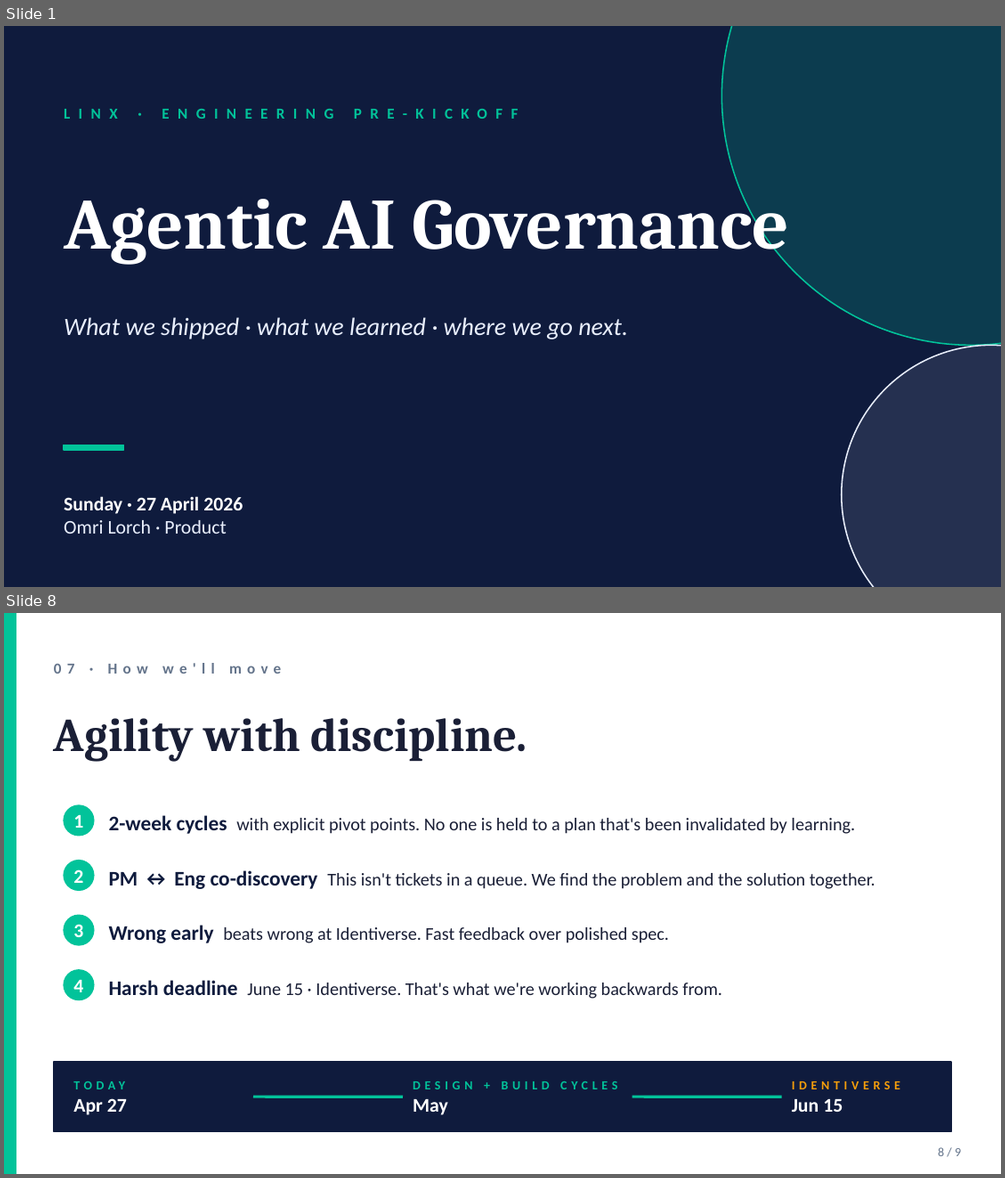
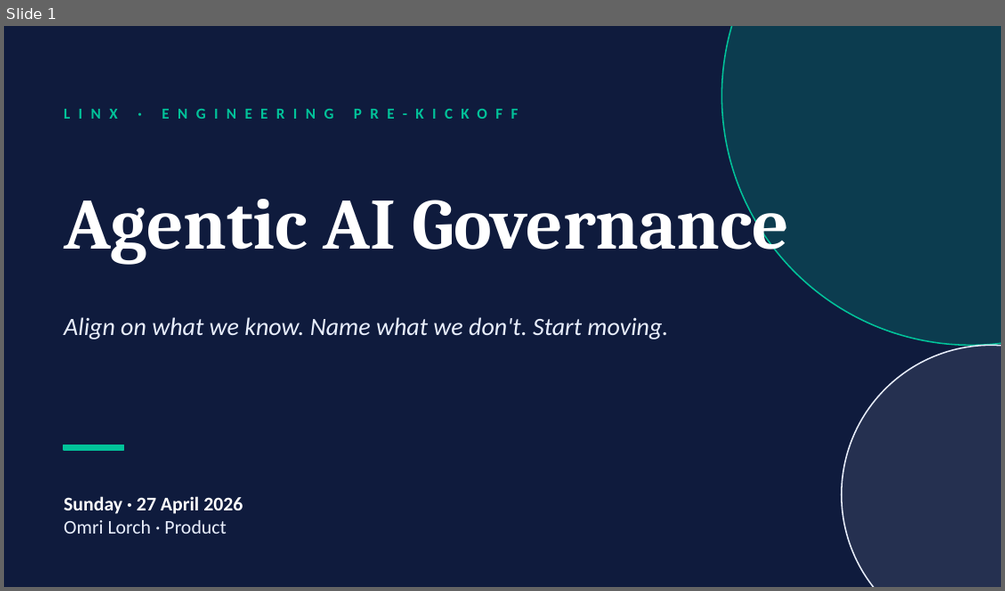
Before and after one commit to Lorch19/ol-linx-agent, a slide deck: artifacts/eng-prekickoff-2026-04-27.pptx. Shown one above the other, each under a label of ours: slides 1 and 8 before the commit, slide 1 after it; the slides between them are not shown. The pictures are 1005x1178 and 1005x591 pixels, drawn with LibreOffice and Linux fonts; fonts in the diff are those of the drawing. Boxes give left, top, right and bottom in pixels: in the first picture for what was removed or moved away, otherwise in the second. Text is boxed around its words. In the diff, an @@ line names an element or a change of style, - is before the commit and + after.

```diff
--- a/artifacts/eng-prekickoff-2026-04-27.pptx
+++ b/artifacts/eng-prekickoff-2026-04-27.pptx
@@ slide 8 removed at [4, 613, 1001, 1174], background #FFFFFF @@
@@ rectangle removed at [4, 613, 16, 1173] @@
@@ text removed at [54, 663, 281, 674] @@
-07 · How we'll move
@@ text removed at [54, 718, 527, 762] @@
-Agility with discipline.
@@ ellipse removed at [64, 805, 94, 835] @@
@@ text removed at [73, 815, 83, 827] @@
-1
@@ text removed at [109, 815, 855, 834] @@
-2-week cycles with explicit pivot points. No one is held to a plan that's been invalidated by learning.
@@ ellipse removed at [64, 860, 94, 890] @@
@@ text removed at [73, 869, 83, 883] @@
-2
@@ text removed at [109, 870, 875, 889] @@
-PM ↔ Eng co-discovery This isn't tickets in a queue. We find the problem and the solution together.
@@ ellipse removed at [64, 915, 94, 945] @@
@@ text removed at [73, 924, 83, 937] @@
-3
@@ text removed at [109, 925, 669, 943] @@
-Wrong early beats wrong at Identiverse. Fast feedback over polished spec.
@@ ellipse removed at [64, 970, 94, 1000] @@
@@ text removed at [73, 980, 83, 992] @@
-4
@@ text removed at [109, 980, 722, 998] @@
-Harsh deadline June 15 · Identiverse. That's what we're working backwards from.
@@ rectangle removed at [54, 1062, 951, 1131] @@
@@ text removed at [413, 1081, 617, 1115] @@
-DESIGN + BUILD CYCLES
-May
@@ text removed at [792, 1081, 900, 1111] @@
-IDENTIVERSE
-Jun 15
@@ text removed at [73, 1098, 127, 1115] @@
-TODAY
-Apr 27
@@ line removed from (253, 1096) to (403, 1096) @@
@@ line removed from (632, 1096) to (782, 1096) @@
@@ text removed at [938, 1147, 961, 1156] @@
-8 / 9
@@ slide 1 changed as well @@
@@ text at [64, 317, 668, 339]: text changed @@
-What we shipped · what we learned · where we go next.
+Align on what we know. Name what we don't. Start moving.
```
Also in this commit, not shown: 3 other slides changed, 4 slides added, 4 other slides removed, 1 other file.
